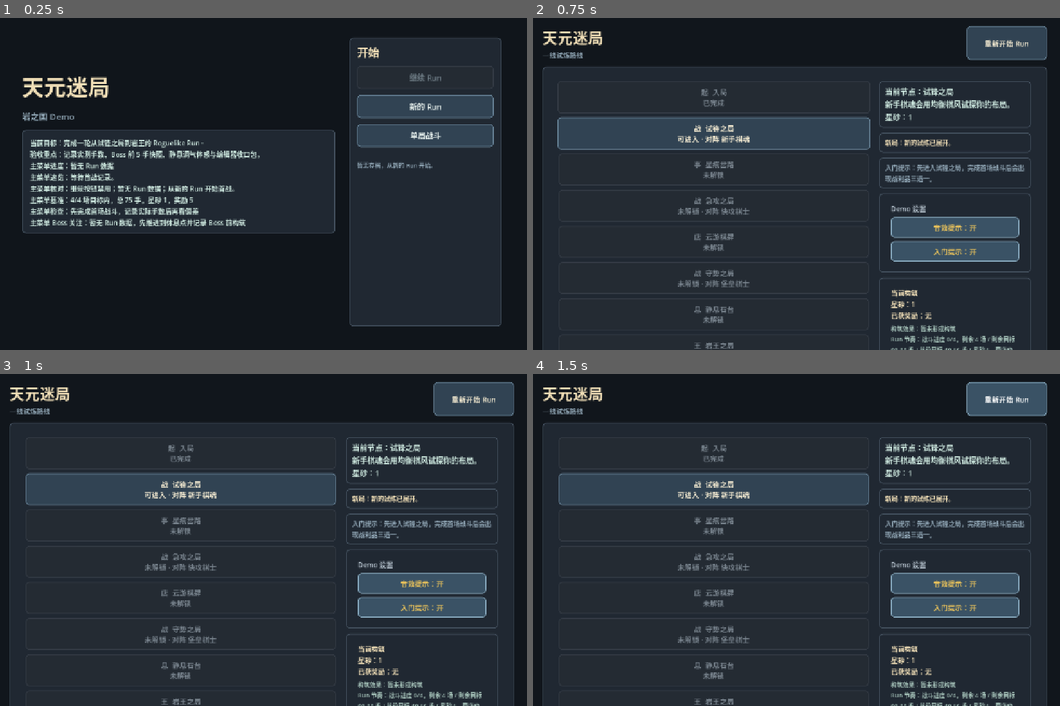
Above: before the commit, frames 1-4 (two rows, left to right).
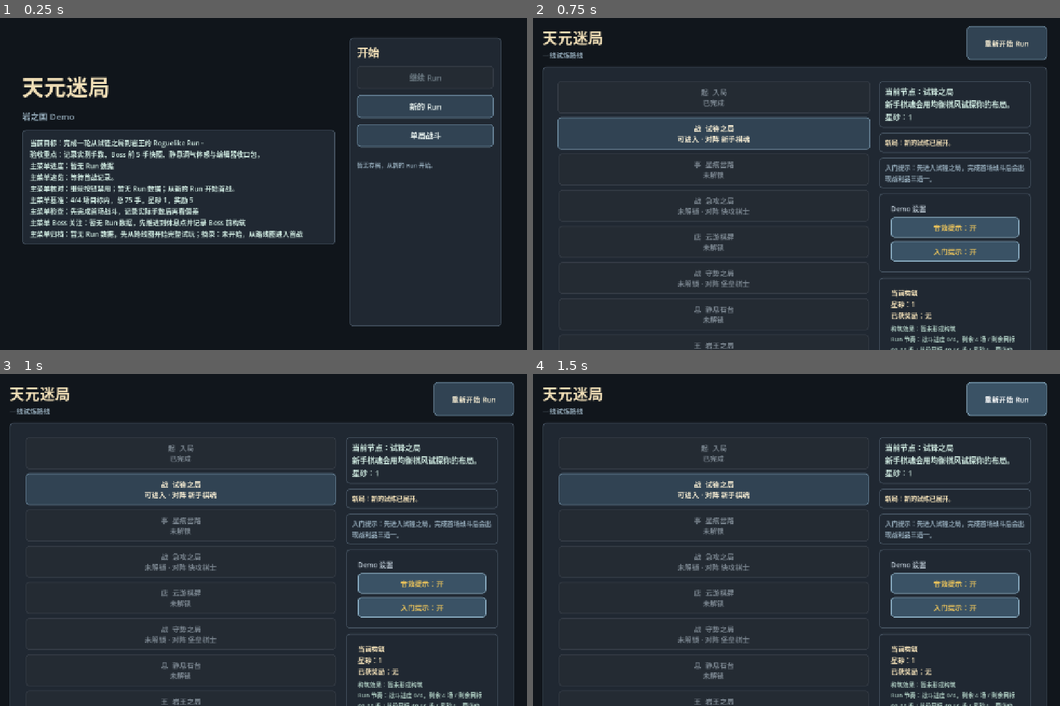
Above: after the commit, the same moments.

Repository: eason522/game
Game: Godot game, scene res://scenes/ui/MainMenu.tscn
Same seed, same stepped clock (60 frames per second), same inputs: the game is played once before the commit and once after it.
Inputs:
- Up to frame 1 (0.25 s): no input
- Up to frame 2 (0.75 s): click "新的 Run" at 0.5 s
- Up to frame 3 (1 s): no input
- Up to frame 4 (1.5 s): click "重新开始 Run" at 1.25 s

The runs differ from the first frame. In frame 1, 1.0% of the frame differs, in the area x 4-64%, y 64-69%; in frame 2, nothing differs; in frame 3, nothing differs; in frame 4, nothing differs.

Commit message:
推进主菜单归档摘录行
主菜单复用编辑器归档与摘录口径，在进入路线图前显示保存 Run 的归档状态和实机纪要。补充主菜单冒烟测试覆盖无存档、部分样本和稳定完整 Run，并同步 README 与 DEVELOPMENT_PLAN.md。

Diff:
--- a/scripts/ui/MainMenu.gd
+++ b/scripts/ui/MainMenu.gd
@@ -160,7 +160,7 @@
 		var snapshot_lines: Array = playtest_simulator.get_live_playtest_snapshot_lines(resume_state)
 		continue_button.text = _resume_button_text(resume_state)
 		status_label.text = "检测到可继续的 Run。\n%s" % _first_line(next_action_lines)
-		summary_label.text = "%s\n主菜单进度：%s\n主菜单速览：%s\n%s\n%s\n%s\n%s" % [
+		summary_label.text = "%s\n主菜单进度：%s\n主菜单速览：%s\n%s\n%s\n%s\n%s\n%s" % [
 			_base_summary_text(),
 			_first_line(snapshot_lines).trim_prefix("实机快照："),
 			" / ".join(closeout_lines),
@@ -168,15 +168,17 @@
 			_get_main_menu_baseline_line(),
 			_get_main_menu_playtest_check_line(resume_state),
 			_get_main_menu_boss_focus_line(resume_state),
+			_get_main_menu_archive_excerpt_line(resume_state),
 		]
 	else:
 		continue_button.text = "继续 Run"
 		status_label.text = "暂无存档，从新的 Run 开始。"
-		summary_label.text = "%s\n主菜单进度：暂无 Run 数据\n主菜单速览：等待首战记录。\n主菜单核对：继续按钮禁用；暂无 Run 数据；从新的 Run 开始首战。\n%s\n%s\n%s" % [
+		summary_label.text = "%s\n主菜单进度：暂无 Run 数据\n主菜单速览：等待首战记录。\n主菜单核对：继续按钮禁用；暂无 Run 数据；从新的 Run 开始首战。\n%s\n%s\n%s\n%s" % [
 			_base_summary_text(),
 			_get_main_menu_baseline_line(),
 			_get_main_menu_playtest_check_line(null),
 			_get_main_menu_boss_focus_line(null),
+			_get_main_menu_archive_excerpt_line(null),
 		]
 
 
@@ -240,6 +242,15 @@
 	return "主菜单 Boss 关注：%s" % _first_line(boss_lines).trim_prefix("Boss 实机检查：")
 
 
+func _get_main_menu_archive_excerpt_line(run_state) -> String:
+	var archive_lines: Array = playtest_simulator.get_editor_archive_record_lines(run_state)
+	var recap_lines: Array = playtest_simulator.get_editor_recap_excerpt_lines(run_state)
+	return "主菜单归档：%s；摘录：%s" % [
+		_first_line(archive_lines).trim_prefix("编辑器归档："),
+		_first_line(recap_lines).trim_prefix("编辑器摘录："),
+	]
+
+
 func _resume_button_text(run_state) -> String:
 	if run_state == null:
 		return "继续 Run"
--- a/tests/main_menu_smoke.gd
+++ b/tests/main_menu_smoke.gd
@@ -64,6 +64,9 @@
 	if scene.summary_label == null or not scene.summary_label.text.contains("主菜单 Boss 关注") or not scene.summary_label.text.contains("先推进到休息点"):
 		failures.append("main menu: expected no-save boss focus line")
 
+	if scene.summary_label == null or not scene.summary_label.text.contains("主菜单归档") or not scene.summary_label.text.contains("暂无 Run 数据"):
+		failures.append("main menu: expected no-save archive and excerpt line")
+
 	var run_state := RunStateScript.new(MapGeneratorScript.new().generate_linear_route())
 	RunSaveScript.save_state(run_state)
 	scene._refresh_continue_state()
@@ -96,6 +99,9 @@
 
 	if scene.summary_label == null or not scene.summary_label.text.contains("主菜单 Boss 关注") or not scene.summary_label.text.contains("尚未验证静息调气"):
 		failures.append("main menu: expected saved-run boss focus line")
+
+	if scene.summary_label == null or not scene.summary_label.text.contains("主菜单归档") or not scene.summary_label.text.contains("等待首战记录"):
+		failures.append("main menu: expected saved-run archive line to wait for the first battle")
 
 	run_state.resolve_current_node(true, [{
 		"id": "smoke_reward",
@@ -120,6 +126,9 @@
 	if scene.summary_label == null or not scene.summary_label.text.contains("主菜单检查") or not scene.summary_label.text.contains("继续补齐完整 Run 实测 1/4 场"):
 		failures.append("main menu: expected checklist to reflect partial live run progress")
 
+	if scene.summary_label == null or not scene.summary_label.text.contains("主菜单归档") or not scene.summary_label.text.contains("样本 1/4 未齐"):
+		failures.append("main menu: expected archive line to keep partial saved runs open")
+
 	run_state.pending_rewards.clear()
 	run_state.pending_reward_node_index = -1
 	run_state.run_completed = true
@@ -135,6 +144,50 @@
 
 	if scene.continue_button == null or not scene.continue_button.text.contains("查看验收结果"):
 		failures.append("main menu: expected accepted run to point at acceptance review")
+
+	var accepted_state = scene.playtest_simulator.run_baseline().get("state")
+	accepted_state.record_boss_opening_observation({
+		"enemy": "岩王",
+		"total_moves": 5,
+		"snapshots": [
+			{
+				"move_count": 1,
+				"actor": "己方",
+				"position": "F6",
+				"player_energy": 3,
+				"rock_count": 6,
+				"playable_count": 114,
+				"focus": "开局岩阵",
+			},
+			{
+				"move_count": 3,
+				"actor": "己方",
+				"position": "F7",
+				"player_energy": 4,
+				"rock_count": 6,
+				"playable_count": 113,
+				"focus": "能量与岩阵",
+			},
+			{
+				"move_count": 5,
+				"actor": "己方",
+				"position": "G7",
+				"player_energy": 4,
+				"rock_count": 6,
+				"playable_count": 112,
+				"focus": "反制点",
+			},
+		],
+	})
+	accepted_state.record_boss_opening_feel(RunStateScript.BOSS_OPENING_FEEL_STABLE)
+	RunSaveScript.save_state(accepted_state)
+	scene._refresh_continue_state()
+
+	if scene.summary_label == null or not scene.summary_label.text.contains("主菜单归档") or not scene.summary_label.text.contains("可归档 Demo 验收"):
+		failures.append("main menu: expected accepted run archive result on the menu")
+
+	if scene.summary_label == null or not scene.summary_label.text.contains("摘录：Demo 验收通过"):
+		failures.append("main menu: expected accepted run recap excerpt on the menu")
 
 	scene.queue_free()
 	RunSaveScript.delete_save()
Not shown, changed: DEVELOPMENT_PLAN.md
Not shown, changed: README.md
